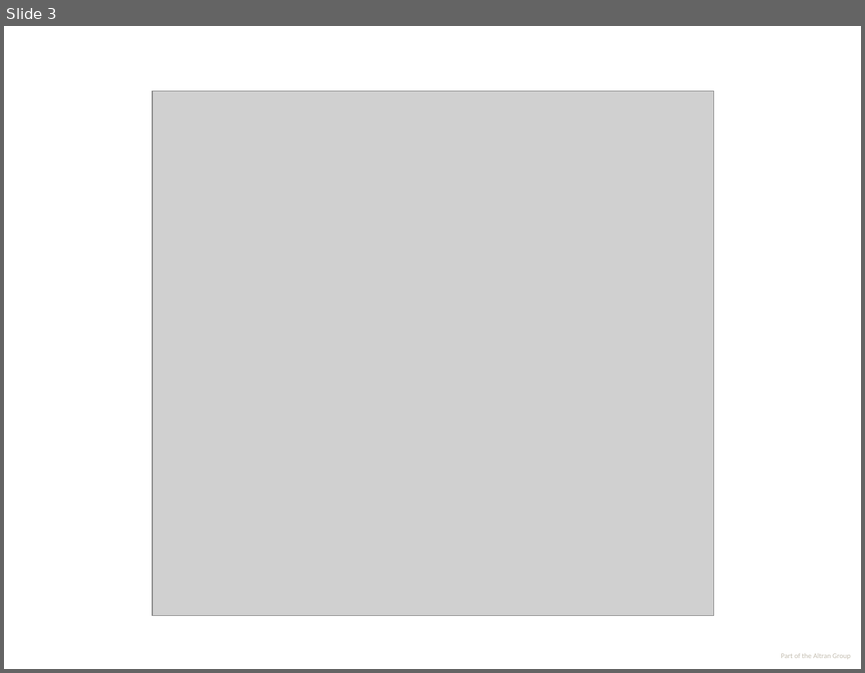
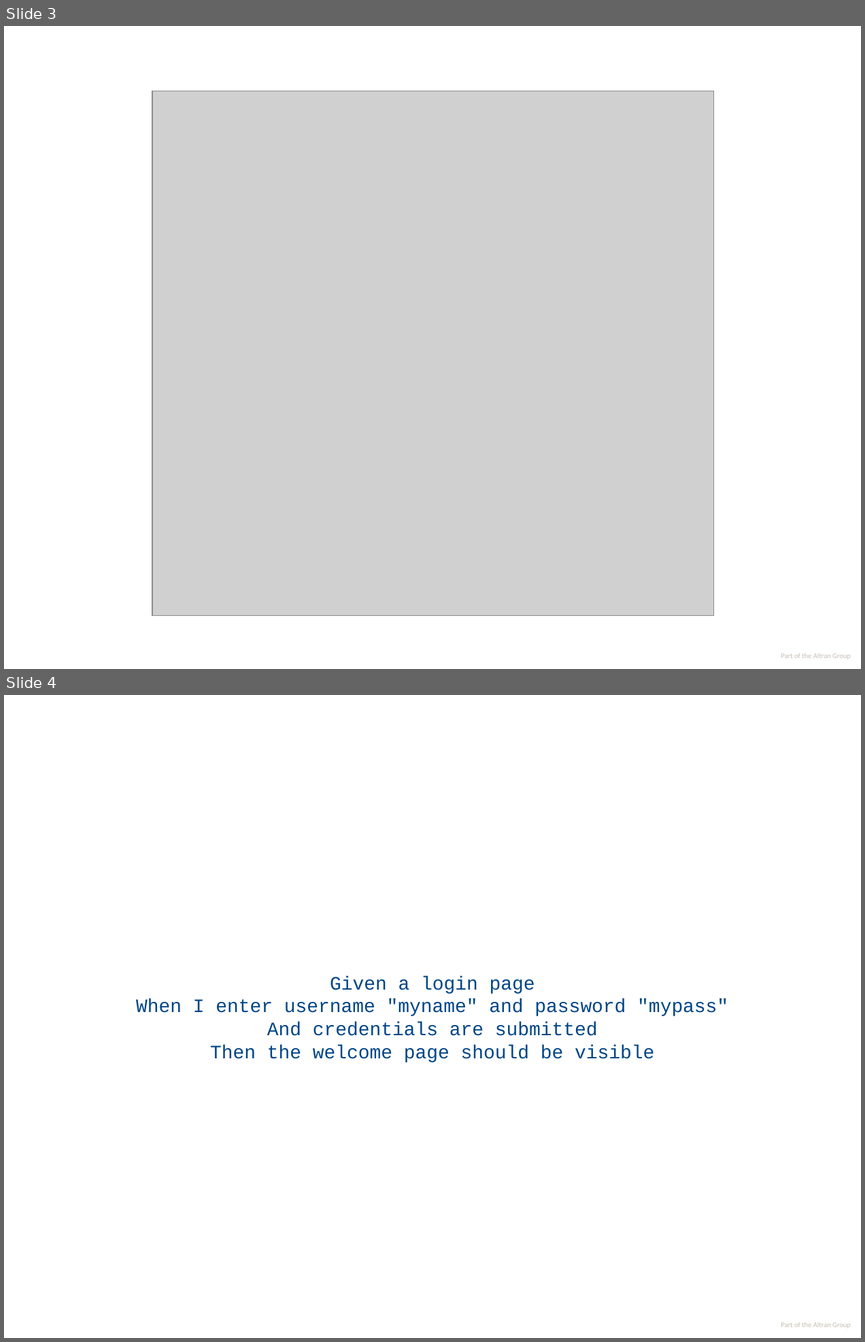
Before and after one commit to maartenvds/robot-framework-examples, a slide deck: documentation/P&B Robot Framework.odp. Shown one above the other, each under a label of ours: slide 3 before the commit, slides 3 and 4 after it. The pictures are 865x673 and 865x1342 pixels, drawn with LibreOffice and Linux fonts; fonts in the diff are those of the drawing; grey boxes stand for pictures; background and template pictures are left out. Boxes give left, top, right and bottom in pixels: in the first picture for what was removed or moved away, otherwise in the second. Text is boxed around its words. In the diff, an @@ line names an element or a change of style, - is before the commit and + after.

Commit message:
Presentation: finished introduction rework
modified bdd_login from selenium example a bit

```diff
--- a/documentation/P&B Robot Framework.odp
+++ b/documentation/P&B Robot Framework.odp
@@ slide 4 added at <box>4,695,861,1338</box>, background #FFFFFF; not listed: 1 template element that a slide beside it also shows @@
@@ title added at <box>136,976,728,1062</box>, 16 pt, text #004586 @@
+Given a login page
+When I enter username "myname" and password "mypass"
+And credentials are submitted
+Then the welcome page should be visible
```
Also in this commit, not shown: 9 slides changed, 1 other slide added, 1 slide removed, 4 other files.
